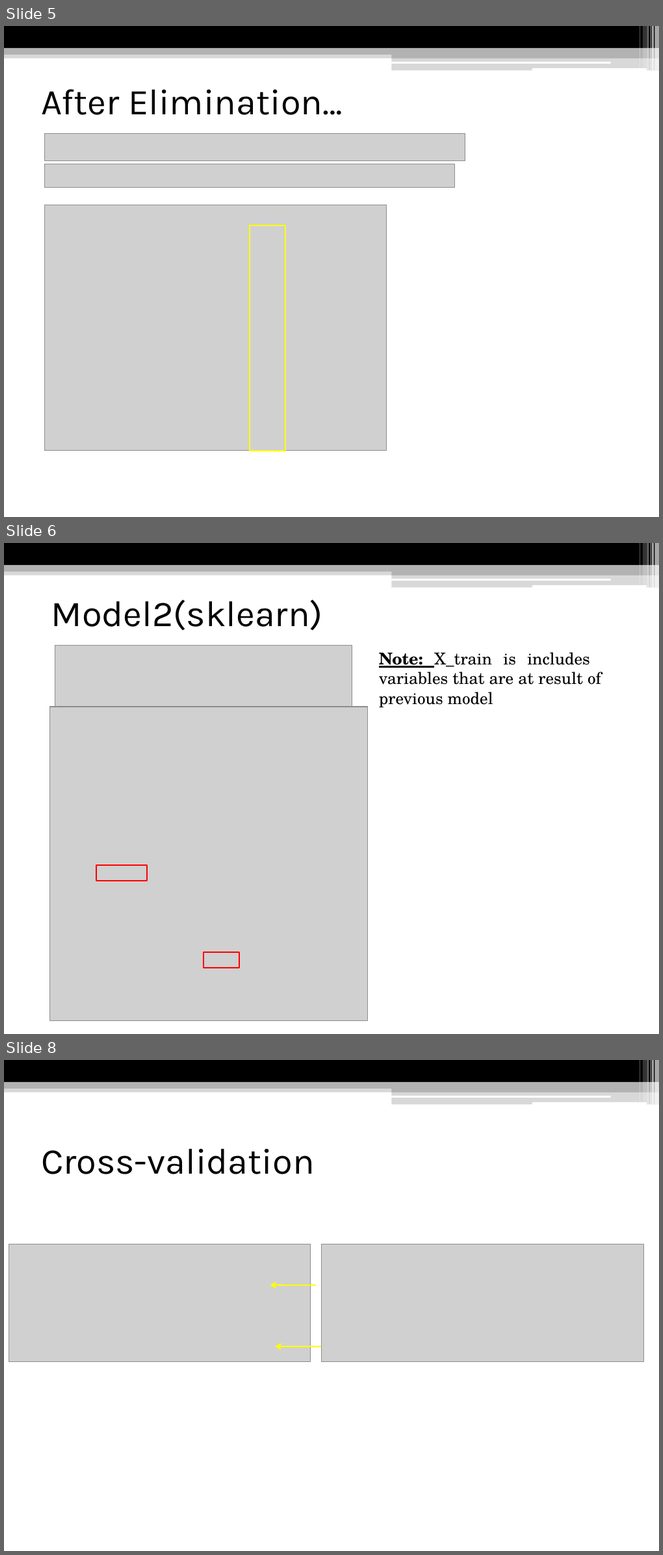
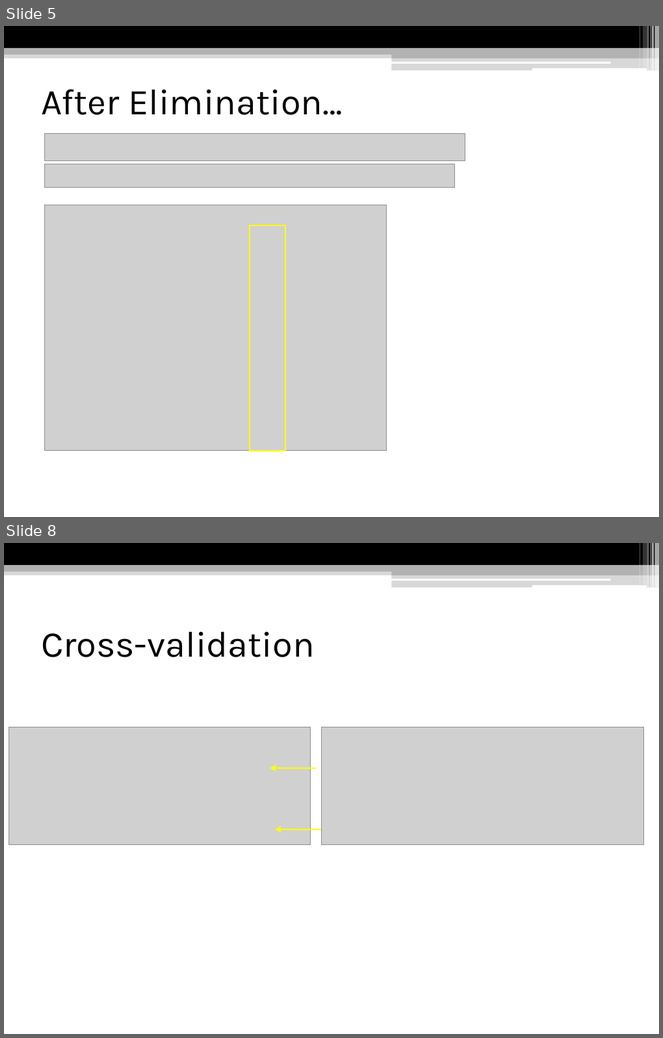
Before and after one commit to Kodluyoruz-Ankara-Veri-Bilimi/assignment_Beyza, a slide deck: homework3/Logistic Regression.pptx. Shown one above the other, each under a label of ours: slides 5, 6 and 8 before the commit, slides 5 and 8 after it; the slides between them are not shown. The pictures are 663x1555 and 663x1038 pixels, drawn with LibreOffice and Linux fonts; fonts in the diff are those of the drawing; grey boxes stand for pictures. Boxes give left, top, right and bottom in pixels: in the first picture for what was removed or moved away, otherwise in the second. Text is boxed around its words. In the diff, an @@ line names an element or a change of style, - is before the commit and + after.

```diff
--- a/homework3/Logistic Regression.pptx
+++ b/homework3/Logistic Regression.pptx
@@ slide 6 removed at [4, 543, 659, 1034], background #FFFFFF; not listed: 13 template elements that a slide beside it also shows @@
@@ title removed at [51, 600, 323, 631] @@
-Model2(sklearn)
@@ picture removed at [55, 645, 352, 714] @@
@@ text removed at [379, 652, 601, 707] @@
-Note: X_train is includes variables that are at result of previous model
@@ picture removed at [50, 707, 367, 1021] @@
@@ rectangle removed at [96, 865, 148, 880] @@
@@ rectangle removed at [204, 953, 240, 967] @@
```
Also in this commit, not shown: 3 slides changed, 2 slides added, 1 other slide removed.
